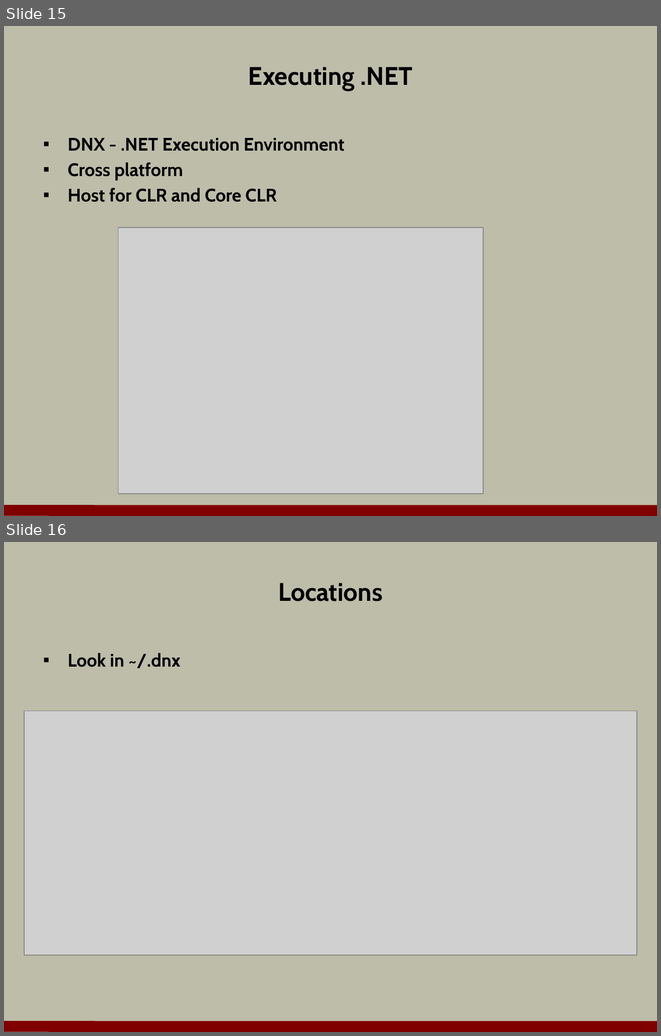
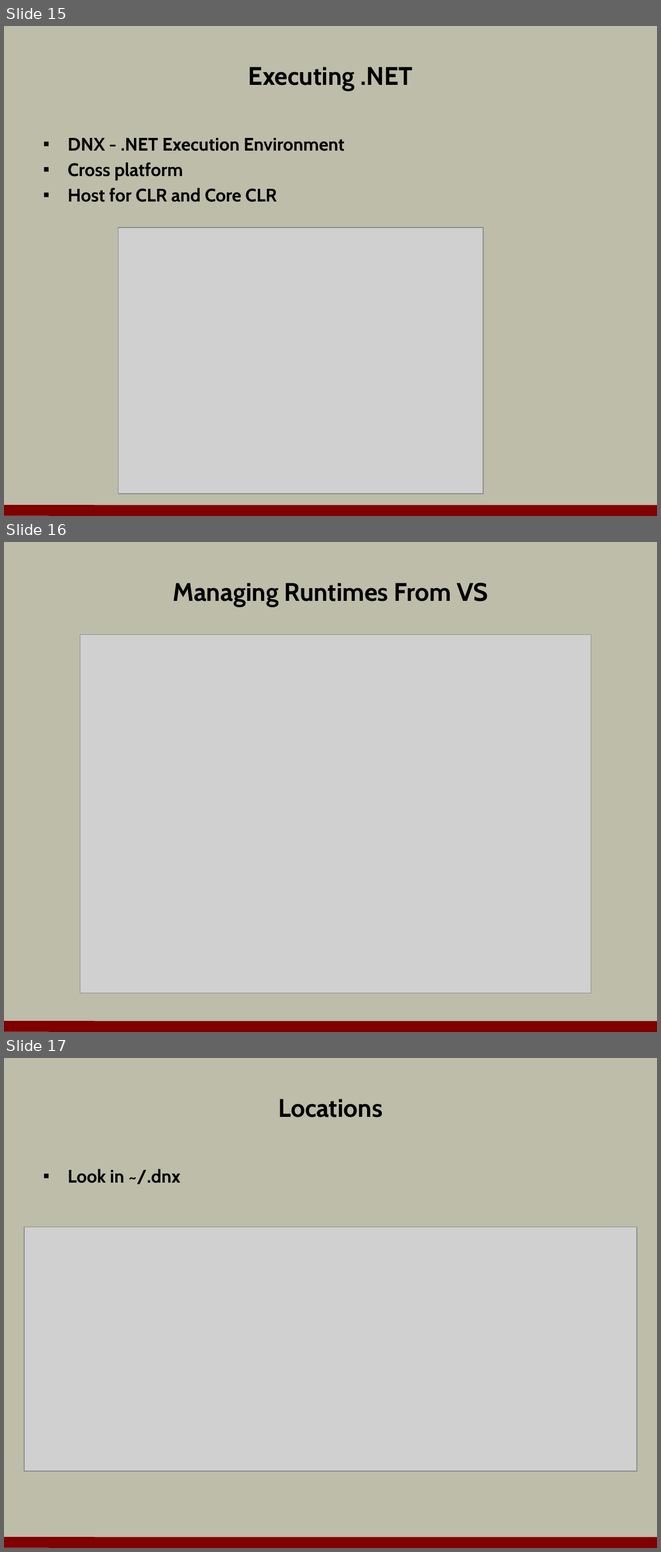
Before and after one commit to OdeToCode/classes, a slide deck: aspnet5/slides/01_Overview.pptx. Shown one above the other, each under a label of ours: slides 15 and 16 before the commit, slides 15, 16 and 17 after it. The pictures are 661x1036 and 661x1552 pixels, drawn with LibreOffice and Linux fonts; fonts in the diff are those of the drawing; grey boxes stand for pictures; background and template pictures are left out. Boxes give left, top, right and bottom in pixels: in the first picture for what was removed or moved away, otherwise in the second. Text is boxed around its words. In the diff, an @@ line names an element or a change of style, - is before the commit and + after.

```diff
--- a/aspnet5/slides/01_Overview.pptx
+++ b/aspnet5/slides/01_Overview.pptx
@@ slide 16 added at bbox=[4, 542, 657, 1032], background #BDBDA9; not listed: 1 template element that a slide beside it also shows @@
@@ title added at bbox=[173, 583, 488, 607], 28 pt, text #000000, bold @@
+Managing Runtimes From VS
@@ picture added at bbox=[80, 635, 591, 992] @@
@@ what was slide 16 is now slide 17 @@
```
Also in this commit, not shown: 1 other file.
